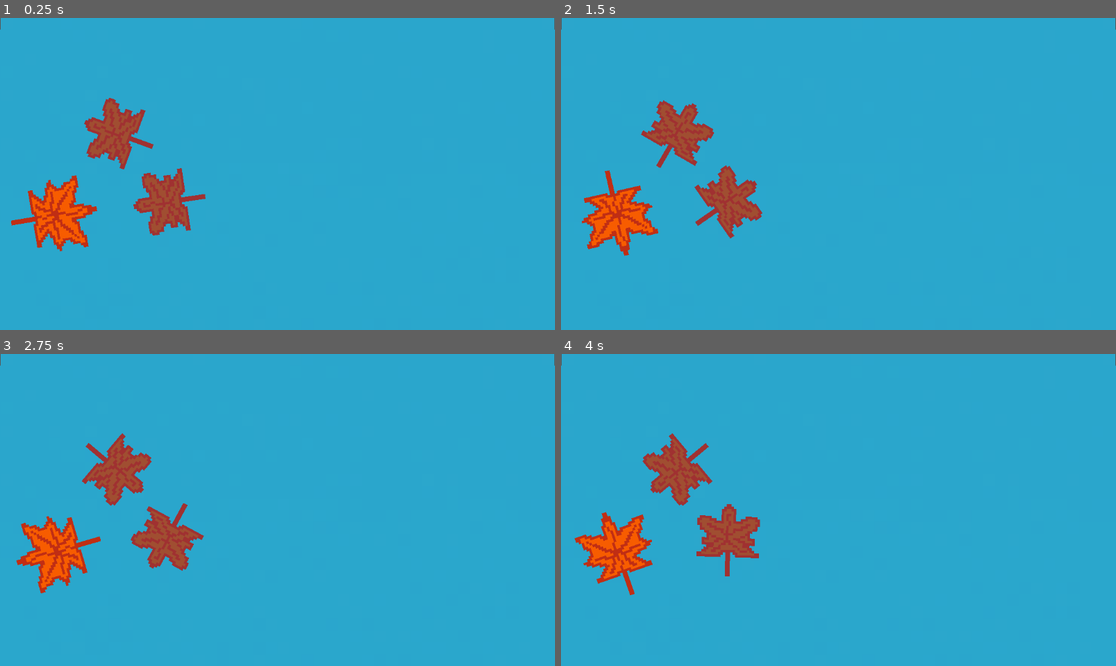
Above: before the commit, frames 1-4 (two rows, left to right).
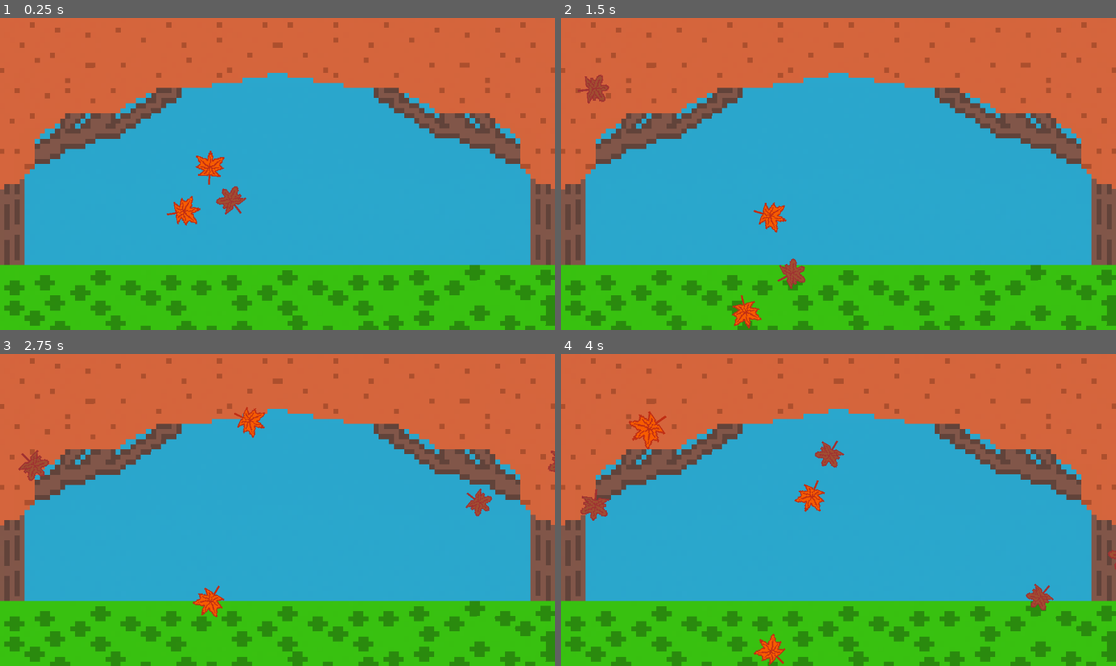
Above: after the commit, the same moments.

Repository: cash30/fall-game
Game: Godot game, scene res://Scenes/Main.tscn
Same seed, same stepped clock (60 frames per second), same inputs: the game is played once before the commit and once after it.
Inputs:
- Up to frame 1 (0.25 s): no input
- Up to frame 2 (1.5 s): tap Enter at 0.5 s; hold Right 0.53-1.28 s; tap Alt at 0.6 s; hold Down from 1.28 s (still down); tap Shift at 1.35 s
- Up to frame 3 (2.75 s): release Down at 2.03 s; hold Right from 2.03 s (still down); tap Alt at 2.1 s
- Up to frame 4 (4 s): release Right at 2.78 s; hold Up 2.78-3.53 s; tap Shift at 2.85 s; hold Left from 3.53 s (still down); tap Alt at 3.6 s

The runs differ from the first frame. In frame 1, 61% of the frame differs, in the area x 0-100%, y 0-100%; in frame 2, 61%; in frame 3, 61%; in frame 4, 61%.

Commit message:
added leaf spawner and adjusted camera

Diff:
--- a/Scenes/Main.tscn
+++ b/Scenes/Main.tscn
@@ -1,7 +1,8 @@
-[gd_scene load_steps=3 format=3 uid="uid://du3w87xcp0i4b"]
+[gd_scene load_steps=4 format=3 uid="uid://du3w87xcp0i4b"]
 
 [ext_resource type="Texture2D" uid="uid://c65pxxmdesuu2" path="res://Art/main scene.png" id="1_kln2b"]
 [ext_resource type="PackedScene" uid="uid://dwgw8l3q7vth2" path="res://Scenes/leaf/leaf.tscn" id="2_idj7w"]
+[ext_resource type="PackedScene" uid="uid://miqpqbud0yhb" path="res://Scenes/spawner/spawner.tscn" id="3_kln2b"]
 
 [node name="MainScene" type="Node2D"]
 position = Vector2(2.3841858e-07, 1.1920929e-07)
@@ -15,10 +16,15 @@
 [node name="Node2D" parent="." instance=ExtResource("2_idj7w")]
 position = Vector2(-91.799995, 17.199999)
 
-[node name="Camera2D" type="Camera2D" parent="."]
-
 [node name="Node2D2" parent="." instance=ExtResource("2_idj7w")]
 position = Vector2(-45.799995, 11.599999)
 
 [node name="Node2D3" parent="." instance=ExtResource("2_idj7w")]
 position = Vector2(-66.799995, -16.8)
+
+[node name="Camera2D" type="Camera2D" parent="."]
+scale = Vector2(0.99999994, 0.99999994)
+zoom = Vector2(0.42, 0.42)
+
+[node name="Spawner" parent="." instance=ExtResource("3_kln2b")]
+position = Vector2(0, -100)
--- a/Scenes/leaf/Leaf.gd
+++ b/Scenes/leaf/Leaf.gd
@@ -1,6 +1,8 @@
 extends Node2D
 var num  : int = randi_range(1, 2)
 var rotationSpeed = randf_range(-10, 10)
+var fallSpeed = randi_range(20, 110)
+var myScale = randf_range(0.9, 1.2)
 # Called when the node enters the scene tree for the first time.
 func _ready() -> void:
 	rotation_degrees = randi_range(-45, 45)
@@ -9,7 +11,10 @@
 
 # Called every frame. 'delta' is the elapsed time since the previous frame.
 func _process(delta: float) -> void:
+	scale.x = myScale
+	scale.y = myScale
 	rotation += rotationSpeed * delta
+	position.y += fallSpeed * delta
 
 
 func getNum() -> int:
--- a/Scenes/leaf/leaf.tscn
+++ b/Scenes/leaf/leaf.tscn
@@ -6,8 +6,11 @@
 [ext_resource type="Texture2D" uid="uid://bkr6xee3uqh6o" path="res://Art/leaf 2.png" id="4_rf887"]
 [ext_resource type="Script" uid="uid://uupjhwfha0pm" path="res://Scenes/leaf/leaf_2.gd" id="5_wp8iw"]
 
-[node name="Node2D" type="Node2D"]
+[node name="Node2D" type="Area2D"]
 script = ExtResource("1_lbyte")
+
+[node name="CollisionPolygon2D" type="CollisionPolygon2D" parent="."]
+polygon = PackedVector2Array(-3, -8, -3, -12, -2, -15, -1, -17, 1, -17, 2, -15, 3, -12, 3, -8, 4, -9, 8, -10, 10, -11, 15, -11, 15, -9, 14, -8, 13, -5, 12, -3, 12, -2, 13, -1, 15, 0, 15, 1, 14, 2, 12, 3, 10, 4, 11, 5, 13, 6, 13, 8, 12, 10, 2, 10, 1, 9, 1, 19, -1, 19, -1, 9, -2, 10, -12, 10, -13, 8, -13, 6, -11, 5, -10, 4, -12, 3, -14, 2, -15, 1, -15, 0, -13, -1, -12, -2, -12, -3, -13, -5, -14, -8, -15, -9, -15, -11, -10, -11, -8, -10, -4, -9)
 
 [node name="Leaf1" type="Sprite2D" parent="."]
 position = Vector2(0, -5)
@@ -15,6 +18,5 @@
 script = ExtResource("3_3k2ib")
 
 [node name="Leaf2" type="Sprite2D" parent="."]
-visible = false
 texture = ExtResource("4_rf887")
 script = ExtResource("5_wp8iw")
--- a/Scenes/leaf/leaf_1.gd
+++ b/Scenes/leaf/leaf_1.gd
@@ -8,7 +8,7 @@
 
 
 # Called every frame. 'delta' is the elapsed time since the previous frame.
-func _process(delta: float) -> void:
+func _process(_delta: float) -> void:
 	if theNum == -1:
 		theNum = get_parent().getNum
 		print("cannot find leaf num value. trying again")
--- a/Scenes/leaf/leaf_2.gd
+++ b/Scenes/leaf/leaf_2.gd
@@ -8,10 +8,10 @@
 
 
 # Called every frame. 'delta' is the elapsed time since the previous frame.
-func _process(delta: float) -> void:
+func _process(_delta: float) -> void:
 	if theNum == -1:
 		theNum = get_parent().getNum
-		print("cannot find leaf num value. trying again")
+		print("cannot find leaf num value. trying again. if this error presists check Leaf.gd, and ensure that this file belongs to a direct child of leaf.gd")
 	if theNum == 2:
 		show()
 	else:
--- /dev/null
+++ b/Scenes/spawner/spawner.gd
@@ -0,0 +1,26 @@
+extends Marker2D
+@export var leaf: PackedScene
+const timeBetween = 0.5
+var timer = 1
+# Called when the node enters the scene tree for the first time.
+func _ready() -> void:
+	var timer = timeBetween
+	pass # Replace with function body.
+
+
+# Called every frame. 'delta' is the elapsed time since the previous frame.
+func _process(delta: float) -> void:
+	tickshoot(delta)
+	pass
+
+func shoot() -> void:
+	var offset = randi_range(-300, 300)
+	var leafInst = leaf.instantiate()
+	leafInst.position.x = offset
+	add_child(leafInst)
+
+func tickshoot(delta) -> void:
+	timer -= 1.0 * delta
+	if timer <= 0:
+		shoot()
+		timer = timeBetween
--- /dev/null
+++ b/Scenes/spawner/spawner.tscn
@@ -0,0 +1,8 @@
+[gd_scene load_steps=3 format=3 uid="uid://miqpqbud0yhb"]
+
+[ext_resource type="Script" uid="uid://b852pgww0x5vi" path="res://Scenes/spawner/spawner.gd" id="1_u4pts"]
+[ext_resource type="PackedScene" uid="uid://dwgw8l3q7vth2" path="res://Scenes/leaf/leaf.tscn" id="2_7jrkt"]
+
+[node name="Spawner" type="Marker2D"]
+script = ExtResource("1_u4pts")
+leaf = ExtResource("2_7jrkt")
Not shown, added: Scenes/spawner/spawner.gd.uid
